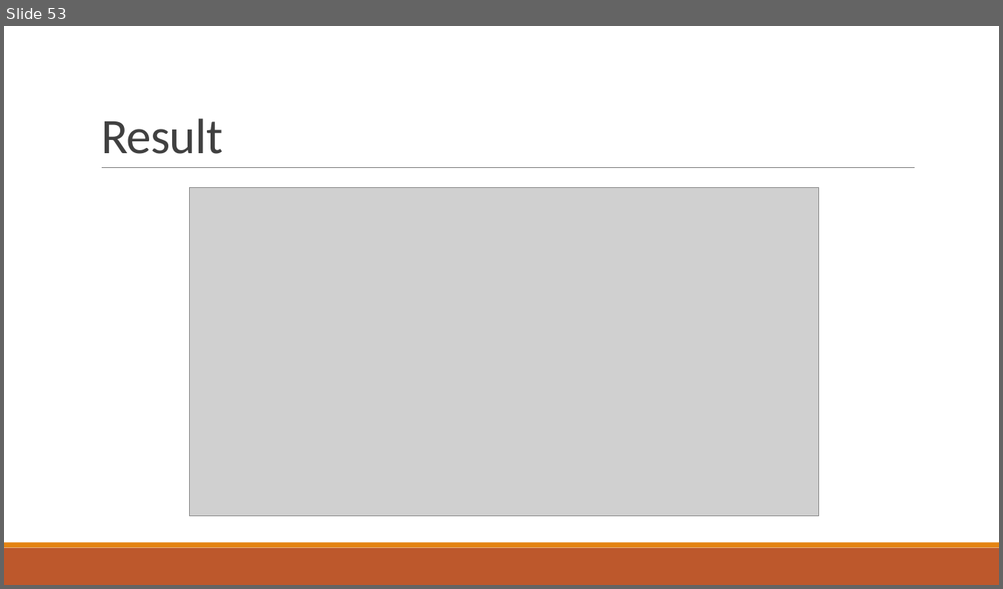
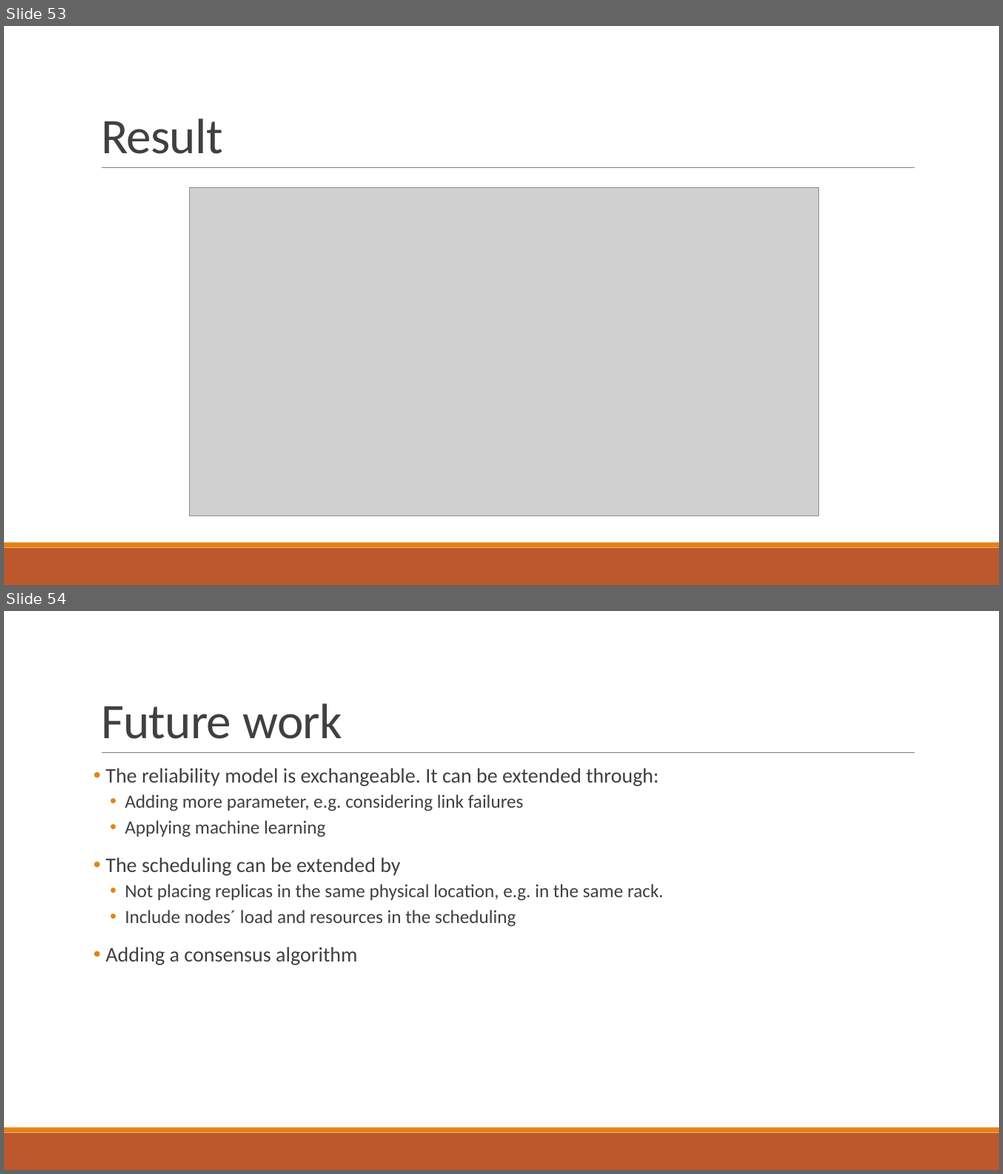
Before and after one commit to PStahl/master_thesis, a slide deck: presentation/presentation.pptx. Shown one above the other, each under a label of ours: slide 53 before the commit, slides 53 and 54 after it. The pictures are 1003x589 and 1003x1174 pixels, drawn with LibreOffice and Linux fonts; fonts in the diff are those of the drawing; grey boxes stand for pictures. Boxes give left, top, right and bottom in pixels: in the first picture for what was removed or moved away, otherwise in the second. Text is boxed around its words. In the diff, an @@ line names an element or a change of style, - is before the commit and + after.

Commit message:
Added to future work

```diff
--- a/presentation/presentation.pptx
+++ b/presentation/presentation.pptx
@@ slide 54 added at (4, 611, 999, 1170), background #FFFFFF; not listed: 3 template elements that a slide beside it also shows @@
@@ title added at (101, 703, 343, 739), 48 pt, text #404040 @@
+Future work
@@ text added at (105, 768, 663, 965), 18 pt, text #404040 @@
+• The reliability model is exchangeable. It can be extended through:
+  • Adding more parameter, e.g. considering link failures
+  • Applying machine learning
+• The scheduling can be extended by
+  • Not placing replicas in the same physical location, e.g. in the same rack.
+  • Include nodes´ load and resources in the scheduling
+• Adding a consensus algorithm
```
